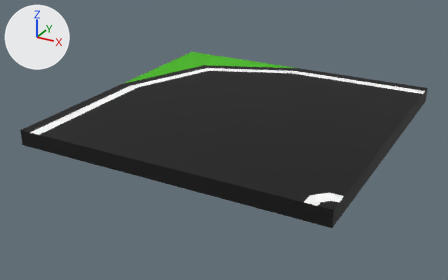
A saved change to the FBX model Assets/_game/Assets/Models/road_turn_r_export.fbx.
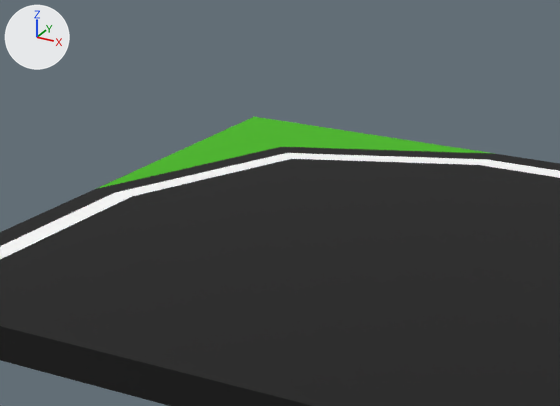
There are two pictures of each version: one whole from a camera (50 mm lens) standing at (17.7, -34.6, 15.1) and looking at (-0.7, -1.2, -1.6), one close up on the part from 18% to 73% of the width and 0% to 65% of the height. Every picture has the same lights, and +X, +Y and +Z are marked at upper left.
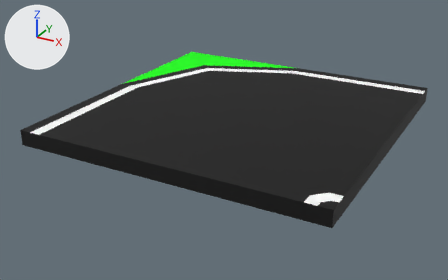
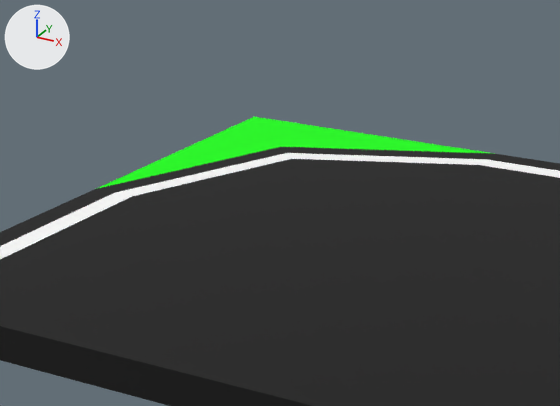
Where the change shows, as pixel boxes (x1, y1, x2, y2) in the close-ups (560 x 406 px):
'Cube', recoloured
    both: (96, 117, 493, 191)

The change, as a list of edits to the scene's bpy script:
```text
Change mat_material:
    mat_material.base_color: (0.0626, 0.48, 0.00897) -> (0.00304, 1.0, 0.0)  # green #47b818 -> green #0aff00
```
